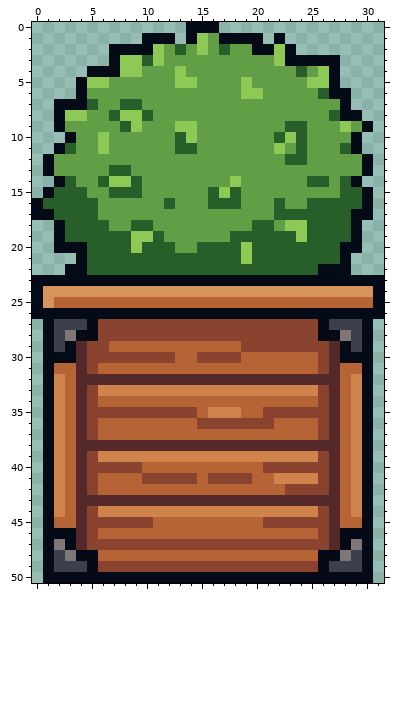
A pixel-art file gets an edit: art/source/town_tub/town_tub.aseprite. The first picture shows the starting point.
32x51 pixels, 1 frame.
And afterwards:
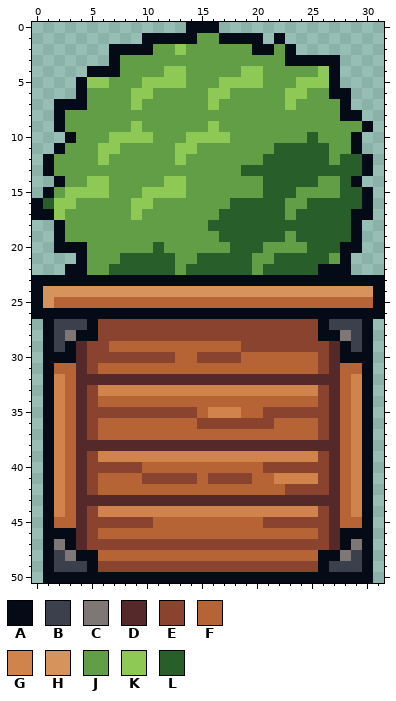
Palette (. is transparent): A #050a17  B #3c404d  C #7f7676  D #552829  E #8a432e  F #b66435  G #d0844b  H #d6935c  J #619e45  K #8ec956  L #285e29
Difference:
Changed rows in their new state; - is an unchanged pixel.
first column x 2:
 1 -----------A-J--------------
 2 ---------J-K-J-J----J-------
 3 ------JJJJ----------J-------
 4 ------JJ--K------KK---J-----
 5 --------KKK-J--KK-K---K-----
 6 -------KK-----KK-JJ--KK-J---
 7 ---J--JK------K------K------
 8 -JJ--JJJJ----------------J--
 9 ------J----JJ-K------JJ---J-
10 ----JKKKK--J-KKK----JJJL----
11 -J---K-----KK-------LL-LL-J-
12 ----K------K-------LL--LL-LL
13 -----JJ----------LLLLLLLLLLL
14 -J-KKJJJ--KK----J--LLLL-J---
15 JKKKKJJJKKKK--JJJ--LLL------
16 KKJJ---KK-J---JJ-LLL--------
17 KJJJ---K-------LLLLL-J------
18 -JJJJ--JJ-----LLLL--LLL-----
19 -JJJJJJJJJ-----L-----JL-----
20 ---JJJJJJ-J--JJJ-L-JJJJ-----
21 ---JJJ-----JJ----LJJ-----J--
22 ---JJ------J------J---------
